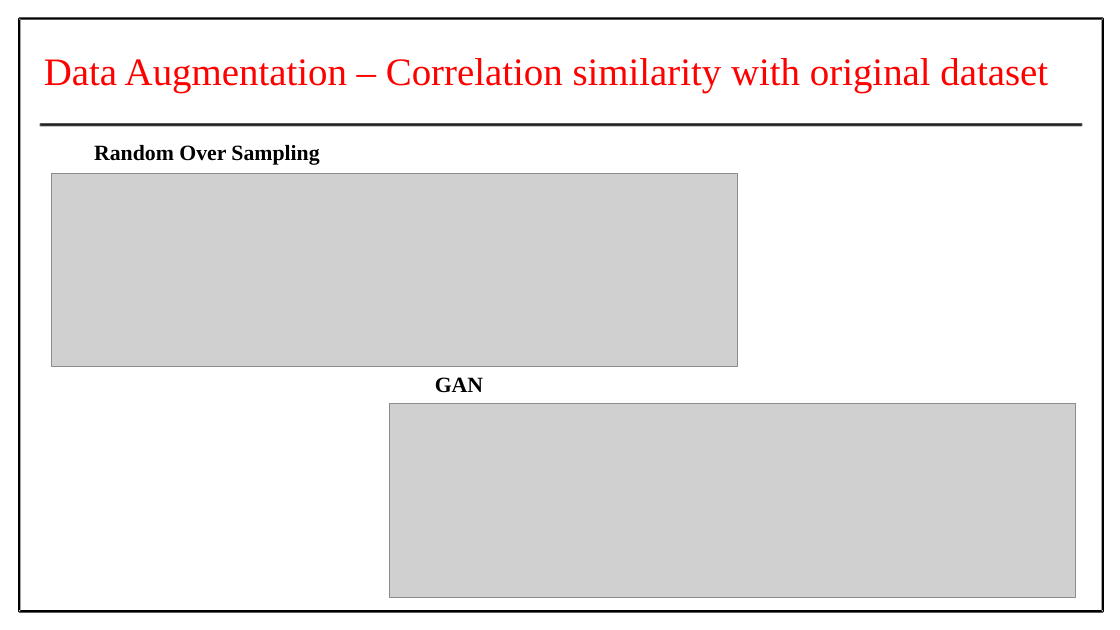
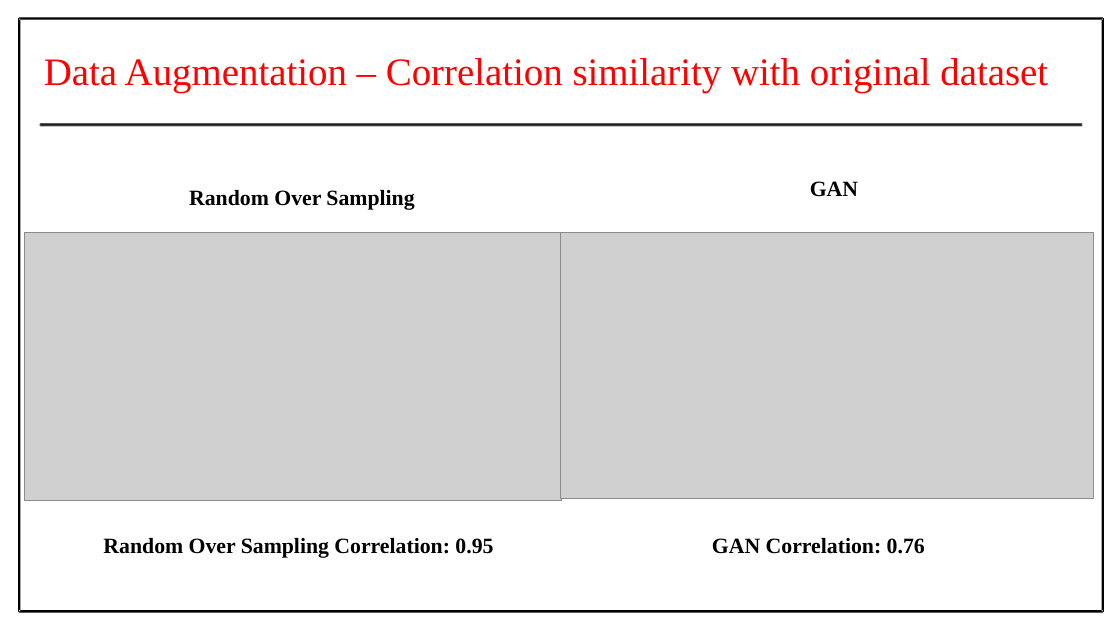
Before and after one commit to Prithiv-vijai/5g_MEC, a slide deck: slide 17 of Batch_4 IT-G2 review 1.pptx. Drawn at 1120x630 pixels with LibreOffice and Linux fonts; fonts in the diff are those of the drawing; grey boxes stand for pictures. Boxes give left, top, right and bottom in pixels: in the first picture for what was removed or moved away, otherwise in the second. Text is boxed around its words. In the diff, an @@ line names an element or a change of style, - is before the commit and + after.

```diff
--- a/Batch_4 IT-G2 review 1.pptx
+++ b/Batch_4 IT-G2 review 1.pptx
@@ picture removed at (x1=52, y1=174, x2=738, y2=367) @@
@@ text "GAN" moved from (x1=435, y1=377, x2=483, y2=393) to (x1=810, y1=181, x2=858, y2=197) @@
@@ text "Random Over Sampling" moved from (x1=94, y1=145, x2=319, y2=165) to (x1=189, y1=190, x2=414, y2=210) @@
@@ picture added at (x1=25, y1=233, x2=562, y2=501) @@
@@ picture added at (x1=560, y1=232, x2=1094, y2=499) @@
@@ picture removed at (x1=390, y1=404, x2=1076, y2=597) @@
@@ text added at (x1=103, y1=538, x2=493, y2=558), 28 pt, text #000000, bold @@
+Random Over Sampling Correlation: 0.95
@@ text added at (x1=712, y1=538, x2=925, y2=554), 28 pt, text #000000, bold @@
+GAN Correlation: 0.76
```
Also in this commit, not shown: 23 other slides changed, 9 slides added, 3 slides removed, 1 other file.
